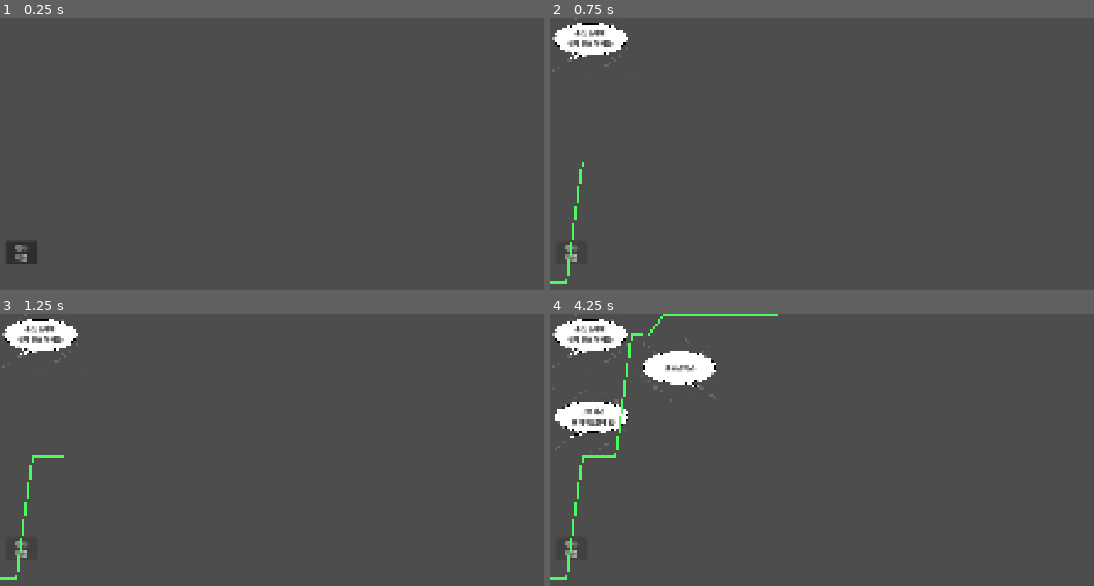
Above: before the commit, frames 1-4 (two rows, left to right).
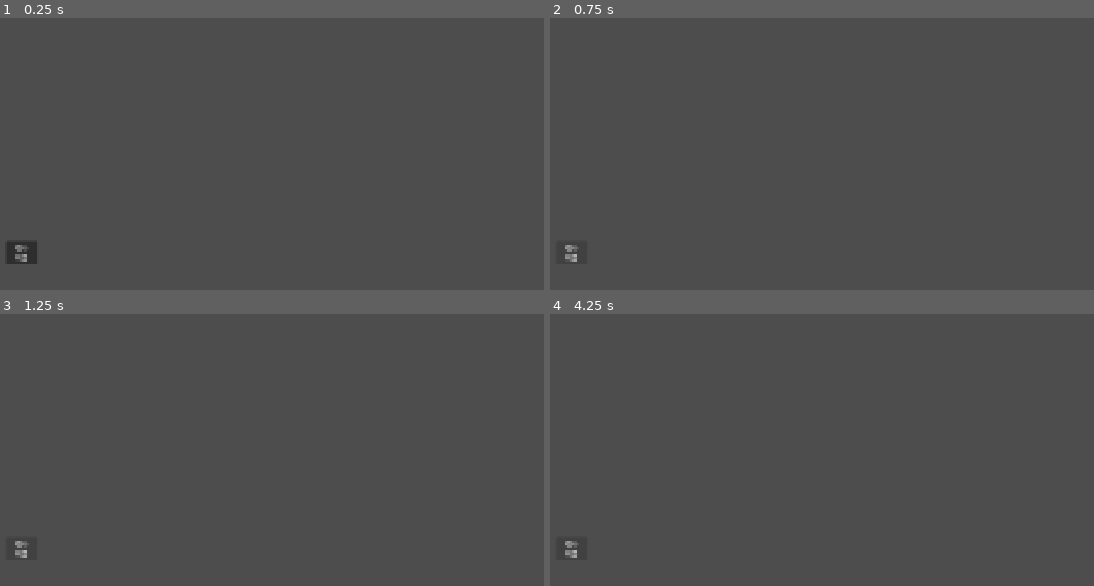
Above: after the commit, the same moments.

Repository: xyur2/F--kx
Game: Godot game, scene res://scene/node_2d.tscn
Same seed, same stepped clock (60 frames per second), same inputs: the game is played once before the commit and once after it.
Inputs:
- Up to frame 1 (0.25 s): no input
- Up to frame 2 (0.75 s): click "대사 버튼" at 0.5 s
- Up to frame 3 (1.25 s): no input
- Up to frame 4 (4.25 s): click "대사 버튼" at 1.25 s; click "대사 버튼" at 2 s; tap Enter at 2.75 s; tap Space (continue) at 2.85, 3.5, 3.6 s

Frame 1 is identical in both runs. In frame 2, 1.5% of the frame differs, in the area x 0-15%, y 0-98%; in frame 3, 1.6%; in frame 4, 4.6%, in the area x 0-42%, y 0-98%.

Commit message:
그래프 완성

Diff:
--- a/project.godot
+++ b/project.godot
@@ -16,13 +16,14 @@
 
 config/name="F=-kx"
 run/main_scene="uid://30ajs4c20xfe"
-config/features=PackedStringArray("4.6", "Forward Plus")
+config/features=PackedStringArray("4.5", "Forward Plus")
 config/icon="res://icon.svg"
 
 [display]
 
 window/size/viewport_width=1960
 window/size/viewport_height=1080
+window/size/mode=2
 window/stretch/mode="canvas_items"
 window/stretch/aspect="expand"
 
--- a/scene/bungee.tscn
+++ b/scene/bungee.tscn
@@ -1,27 +1,29 @@
-[gd_scene format=3 uid="uid://trxgahumbk60"]
+[gd_scene load_steps=7 format=3 uid="uid://trxgahumbk60"]
 
 [ext_resource type="Texture2D" uid="uid://rdjia7h3en18" path="res://asset/bungee_background.jpg" id="1_2twes"]
 [ext_resource type="PackedScene" uid="uid://uxg8ndxwqart" path="res://scene/customer.tscn" id="3_6ll2o"]
 [ext_resource type="Script" uid="uid://i5yj3gb7nfpc" path="res://script/linetext.gd" id="3_p3fes"]
 [ext_resource type="Texture2D" uid="uid://cbappd0t88pr0" path="res://asset/talkbox.png" id="4_6ll2o"]
 [ext_resource type="PackedScene" uid="uid://bq5ol7s0jrkkj" path="res://scene/me.tscn" id="4_p3fes"]
+[ext_resource type="PackedScene" uid="uid://btw5ign14qvsq" path="res://scene/line_2d.tscn" id="6_n6frx"]
 
-[node name="Bungee" type="Node2D" unique_id=304857572]
+[node name="Bungee" type="Node2D"]
 
-[node name="BungeeBackground" type="Sprite2D" parent="." unique_id=1461314059]
+[node name="BungeeBackground" type="Sprite2D" parent="."]
+visible = false
 position = Vector2(980, 540)
 scale = Vector2(2.1, 2.1)
 texture = ExtResource("1_2twes")
 
-[node name="CustomerTalkbox" type="Node2D" parent="." unique_id=1647507048]
+[node name="CustomerTalkbox" type="Node2D" parent="."]
 
-[node name="Talkbox2" type="Sprite2D" parent="CustomerTalkbox" unique_id=316388383]
+[node name="Talkbox2" type="Sprite2D" parent="CustomerTalkbox"]
 position = Vector2(1012.99994, 813)
 scale = Vector2(0.7, 0.7)
 texture = ExtResource("4_6ll2o")
 flip_h = true
 
-[node name="TextEdit2" type="Label" parent="CustomerTalkbox" unique_id=503467410]
+[node name="TextEdit2" type="Label" parent="CustomerTalkbox"]
 offset_left = 804.9999
 offset_top = 664.0
 offset_right = 1347.4998
@@ -30,24 +32,47 @@
 script = ExtResource("3_p3fes")
 metadata/_edit_use_anchors_ = true
 
-[node name="MyTalkbox" type="Node2D" parent="." unique_id=779489565]
+[node name="MyTalkbox" type="Node2D" parent="."]
 
-[node name="Talkbox" type="Sprite2D" parent="MyTalkbox" unique_id=1543124468]
+[node name="Talkbox" type="Sprite2D" parent="MyTalkbox"]
 position = Vector2(1007, 281)
 scale = Vector2(0.7, 0.7)
 texture = ExtResource("4_6ll2o")
 
-[node name="TextEdit" type="Label" parent="MyTalkbox" unique_id=918049258]
+[node name="TextEdit" type="Label" parent="MyTalkbox"]
 offset_left = 748.0
 offset_top = 130.0
 offset_right = 1241.0
 offset_bottom = 354.0
 script = ExtResource("3_p3fes")
 
-[node name="Customer" parent="." unique_id=1501992636 instance=ExtResource("3_6ll2o")]
+[node name="Customer" parent="." instance=ExtResource("3_6ll2o")]
 position = Vector2(1520, 670)
 scale = Vector2(0.6, 0.6)
 
-[node name="Me" parent="." unique_id=780189449 instance=ExtResource("4_p3fes")]
+[node name="Me" parent="." instance=ExtResource("4_p3fes")]
 position = Vector2(500, 600)
 scale = Vector2(0.5, 0.5)
+
+[node name="Line2D" parent="." instance=ExtResource("6_n6frx")]
+z_index = 0
+points = PackedVector2Array(4, 1082)
+width = 10.0
+round_precision = 10
+last_position = Vector2(0, -1100)
+
+[node name="Timer" type="Timer" parent="Line2D"]
+wait_time = 0.3
+autostart = true
+
+[node name="surprise" type="Button" parent="Line2D"]
+offset_left = 15.0
+offset_top = 1002.0
+offset_right = 92.0
+offset_bottom = 1054.0
+text = "대사
+버튼
+"
+
+[connection signal="timeout" from="Line2D/Timer" to="Line2D" method="_on_timer_timeout"]
+[connection signal="pressed" from="Line2D/surprise" to="Line2D" method="_on_surprise_pressed"]
--- a/scene/label.gd
+++ /dev/null
@@ -1,11 +0,0 @@
-extends Label
-
-
-# Called when the node enters the scene tree for the first time.
-func _ready() -> void:
-	pass # Replace with function body.
-
-
-# Called every frame. 'delta' is the elapsed time since the previous frame.
-func _process(delta: float) -> void:
-	pass
--- a/scene/node_2d.tscn
+++ b/scene/node_2d.tscn
@@ -1,9 +1,7 @@
-[gd_scene load_steps=5 format=3 uid="uid://30ajs4c20xfe"]
+[gd_scene load_steps=3 format=3 uid="uid://30ajs4c20xfe"]
 
 [ext_resource type="Script" uid="uid://cj2da45n3234u" path="res://script/node_2d.gd" id="1_ppd22"]
 [ext_resource type="PackedScene" uid="uid://btw5ign14qvsq" path="res://scene/line_2d.tscn" id="1_wtcfe"]
-[ext_resource type="Texture2D" uid="uid://cbappd0t88pr0" path="res://asset/talkbox.png" id="3_3cebx"]
-[ext_resource type="Script" uid="uid://cqq0x8lpxeg7i" path="res://scene/talkbox.gd" id="3_tytcy"]
 
 [node name="Node2D" type="Node2D"]
 position = Vector2(0, 649)
@@ -26,72 +24,6 @@
 버튼
 "
 
-[node name="talkbox1" type="Node2D" parent="."]
-visible = false
-position = Vector2(-15, -684)
-script = ExtResource("3_tytcy")
-mine = 1
-
-[node name="Sprite2D" type="Sprite2D" parent="talkbox1"]
-position = Vector2(118, 93)
-scale = Vector2(0.18333334, 0.1425)
-texture = ExtResource("3_3cebx")
-
-[node name="Label" type="Label" parent="talkbox1"]
-offset_left = -283.0
-offset_top = 59.0
-offset_right = 514.0
-offset_bottom = 421.96497
-theme_override_colors/font_color = Color(0, 0, 0, 1)
-theme_override_font_sizes/font_size = 15
-text = "손님 도대체
-언제 뛰실 거에요?"
-horizontal_alignment = 1
-
-[node name="talkbox2" type="Node2D" parent="."]
-visible = false
-position = Vector2(196, -605)
-script = ExtResource("3_tytcy")
-mine = 2
-
-[node name="Sprite2D" type="Sprite2D" parent="talkbox2"]
-position = Vector2(118, 93)
-scale = Vector2(0.18333334, 0.1425)
-texture = ExtResource("3_3cebx")
-flip_h = true
-
-[node name="Label" type="Label" parent="talkbox2"]
-offset_left = -272.0
-offset_top = 75.0
-offset_right = 525.0
-offset_bottom = 437.96497
-theme_override_colors/font_color = Color(0, 0, 0, 1)
-theme_override_font_sizes/font_size = 15
-text = "못뛰겠어요.."
-horizontal_alignment = 1
-
-[node name="talkbox3" type="Node2D" parent="."]
-visible = false
-position = Vector2(-11, -484)
-script = ExtResource("3_tytcy")
-mine = 3
-
-[node name="Sprite2D" type="Sprite2D" parent="talkbox3"]
-position = Vector2(118, 93)
-scale = Vector2(0.18333334, 0.1425)
-texture = ExtResource("3_3cebx")
-
-[node name="Label" type="Label" parent="talkbox3"]
-offset_left = -282.0
-offset_top = 61.0
-offset_right = 515.0
-offset_bottom = 423.96497
-theme_override_colors/font_color = Color(0, 0, 0, 1)
-theme_override_font_sizes/font_size = 15
-text = "그럼 제가
-뛰게 해드릴게요!"
-horizontal_alignment = 1
-
 [connection signal="timeout" from="Line2D/Timer" to="Line2D" method="_on_timer_timeout"]
 [connection signal="pressed" from="surprise" to="." method="_on_surprise_pressed"]
 [connection signal="pressed" from="surprise" to="Line2D" method="_on_button_pressed"]
--- a/script/line_2d.gd
+++ b/script/line_2d.gd
@@ -5,21 +5,80 @@
 
 var cur_boost_value: float = 0.0 # 버튼을 눌렀을 때 더해질 추가 수치
 var max_boost_value = -300.0
+var boost_deduction_speed_value = 0.1
 var get_surprised = false
 var target_new_pos = 0.0
+var a=10
+var b=3
+var graph_num = randi_range(1,25)
+var numbers
+var now_button = 0
+
+func get_graph():
+	match graph_num:
+		1:
+			numbers = [2,[20,a],[60,b]]
+		2:
+			numbers = [2,[20,b],[70,b]]
+		3:
+			numbers = [3,[20,3],[40,b],[30,b]]
+		4:
+			numbers = [3,[20,b],[a,b],[40-a,b]]
+		5:
+			numbers = [3,[5,b],[15,b],[-10,b]]
+		6:
+			numbers = [3,[10,b],[60,b],[a,b]]
+		7:
+			numbers = [2,[40,b],[30,b]]
+		8:
+			numbers = [3,[70,b],[-10,b],[a,b]]
+		9:
+			numbers = [2,[80,b],[10,b]]
+		10:
+			numbers =[2,[10,b],[70,b]]
+		11:
+			numbers =[3,[20,b],[40,b],[20,b]]
+		12:
+			numbers =[4,[10,b],[0,b],[10,b],[a,b]]
+		13:
+			numbers =[3,[20,b],[30,b],[a,b]]
+		14:
+			numbers =[3,[20,b],[a,b],[70-a,b]]
+		15:
+			numbers =[4,[5,b],[a,b],[55-a,b],[a,b]]
+		16:
+			numbers =[2,[60,b],[a,b]]
+		17:
+			numbers =[3,[20,b],[a,b],[70-a,b]]
+		18:
+			numbers =[2,[a,b],[60-a,b]]
+		19:
+			numbers =[3,[20,b],[a,b],[70-a,b]]
+		20:
+			numbers = [3,[a,b],[80-a,b],[a,b]]
+		21:
+			numbers =[4,[10,b],[a,b],[a,b],[a,b]]
+		22:
+			numbers =[2,[80,b],[a,b]]
+		23:
+			numbers =[3,[20,b],[a,b],[70-a,b]]
+		24:
+			numbers =[4,[a,b],[20-a,b],[a,b],[70-a,b]]
+		25:
+			numbers =[4,[a,b],[20-a,b],[a,b],[80-a,b]]
+	return numbers
+
 
 func _ready():
 	clear_points()
 	# 시작점을 (0,0)으로 설정
-	last_position = Vector2.ZERO
+	last_position = Vector2(0,1080)
 	add_point(last_position)
-
+	print(graph_num)
 
 func _on_timer_timeout():
 	# Y좌표 변경x
 	var offset = Vector2(spacing,cur_boost_value)
-
-
 	# X좌표 구간 설정
 	var new_pos = last_position + offset
 
@@ -27,16 +86,16 @@
 	if cur_boost_value == max_boost_value:
 		cur_boost_value = 0
 		get_surprised = true
-		target_new_pos = new_pos.y+300.0
+		target_new_pos = new_pos.y+max_boost_value
 
 	if get_surprised == true:
-		new_pos.y = lerp(new_pos.y,target_new_pos,0.003)
+		new_pos.y = lerp(new_pos.y,target_new_pos,boost_deduction_speed_value)
 
 	# 배경에 맞게 임계값 설정
-	if new_pos.y > 0 :
+	if new_pos.y < 0 :
 		new_pos.y = 0
-	if new_pos.y < -648 :
-		new_pos.y = -648
+	if new_pos.y > 1080 :
+		new_pos.y = 1080
 
 	# 점 개수 제한 및 X 좌표 재정렬
 	if get_point_count() > max_points:
@@ -61,6 +120,10 @@
 	print("현재 점 개수: ", get_point_count(), " | 위치: ", Vector2(new_pos))
 
 
-func _on_button_pressed():
-	print("버튼 클릭! 수치 급상승")
-	cur_boost_value = max_boost_value # Godot은 -Y가 위쪽이므로 위로 솟구치게 함
+func _on_surprise_pressed():
+	now_button += 1
+	if now_button <= get_graph()[0]:
+		max_boost_value=get_graph()[now_button][0] * -10
+		boost_deduction_speed_value = 0.000001 * get_graph()[now_button][1]
+		cur_boost_value = max_boost_value # Godot은 -Y가 위쪽이므로 위로 솟구치게 함
+		print(get_graph()[now_button])
--- a/script/node_2d.gd
+++ b/script/node_2d.gd
@@ -3,5 +3,4 @@
 var number : int = 0
 # ... 그 아래에는 원래 작성하시려던 코드를 이어서 적으시면 됩니다.
 func _on_surprise_pressed():
-	print("루트 노드가 버튼 신호를 받았습니다!")
 	number += 1
Not shown, removed: scene/label.gd.uid
Renamed: scene/node_2d_4.gd -> script/node_2d_4.gd
Renamed: scene/node_2d_4.gd.uid -> script/node_2d_4.gd.uid
Renamed: scene/talkbox.gd -> script/talkbox.gd
Renamed: scene/talkbox.gd.uid -> script/talkbox.gd.uid
